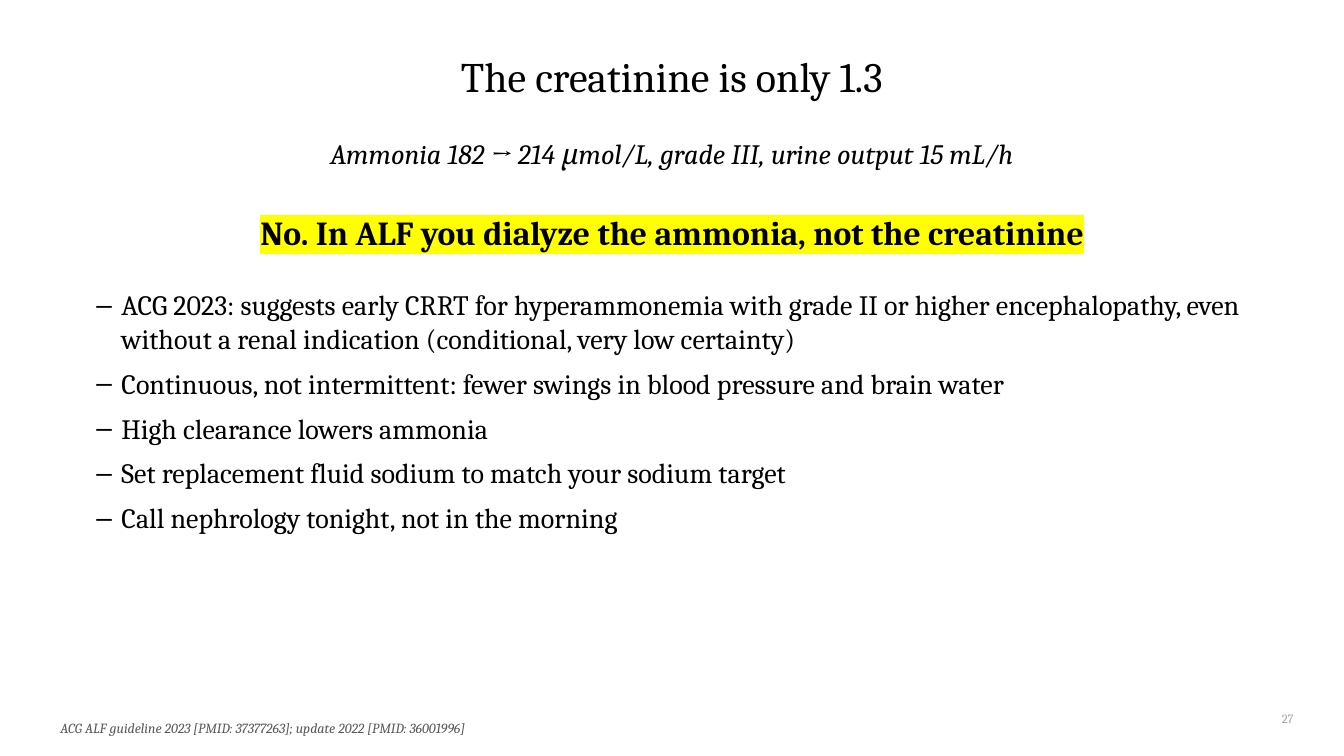
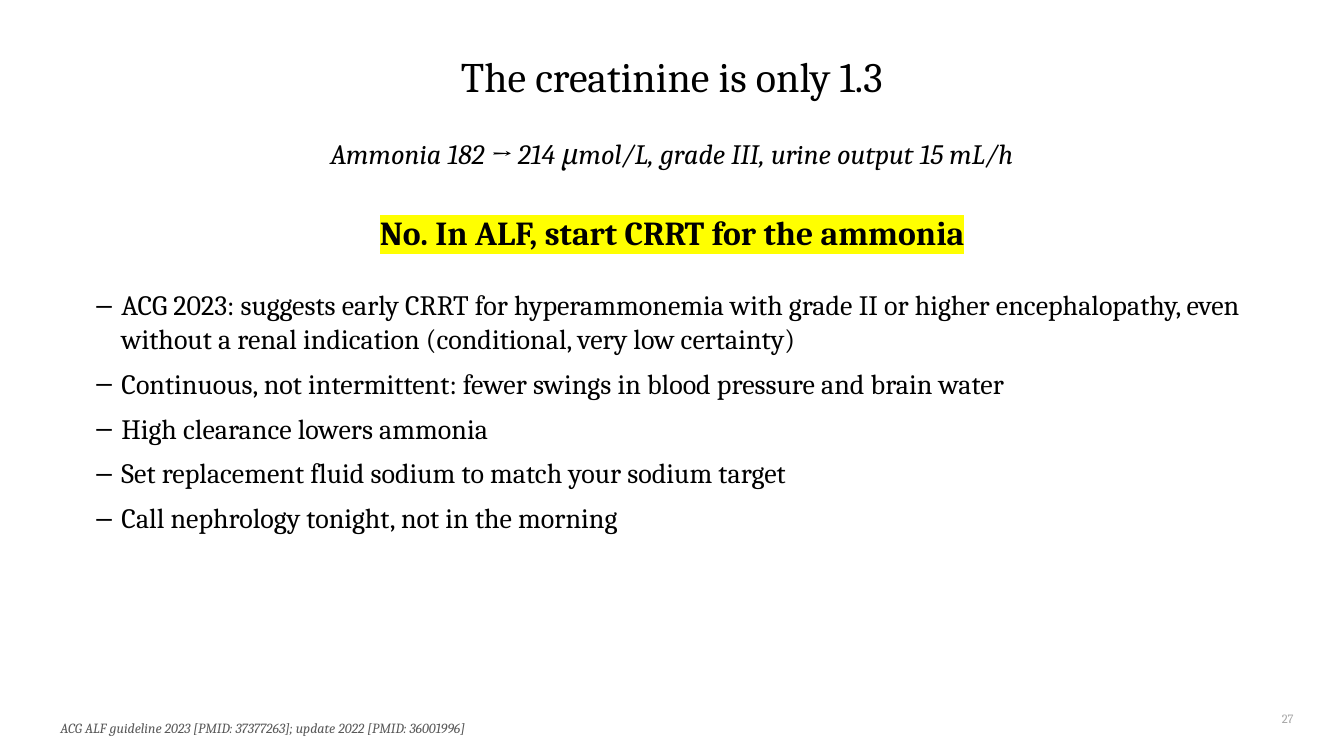
Before and after one commit to qaddodi/mohammad-almeqdadi-lectures, a slide deck: slide 27 of lectures/acute-liver-failure-aclf-in-icu/ALF and ACLF in the ICU.pptx. Drawn at 1344x756 pixels with LibreOffice and Linux fonts; fonts in the diff are those of the drawing. Boxes give left, top, right and bottom in pixels: in the first picture for what was removed or moved away, otherwise in the second. Text is boxed around its words. In the diff, an @@ line names an element or a change of style, - is before the commit and + after.

```diff
--- a/lectures/acute-liver-failure-aclf-in-icu/ALF and ACLF in the ICU.pptx
+++ b/lectures/acute-liver-failure-aclf-in-icu/ALF and ACLF in the ICU.pptx
@@ text at <box>380,214,965,253</box>: text changed @@
-No. In ALF you dialyze the ammonia, not the creatinine
+No. In ALF, start CRRT for the ammonia
```
Also in this commit, not shown: 6 other slides changed, 1 other file.
